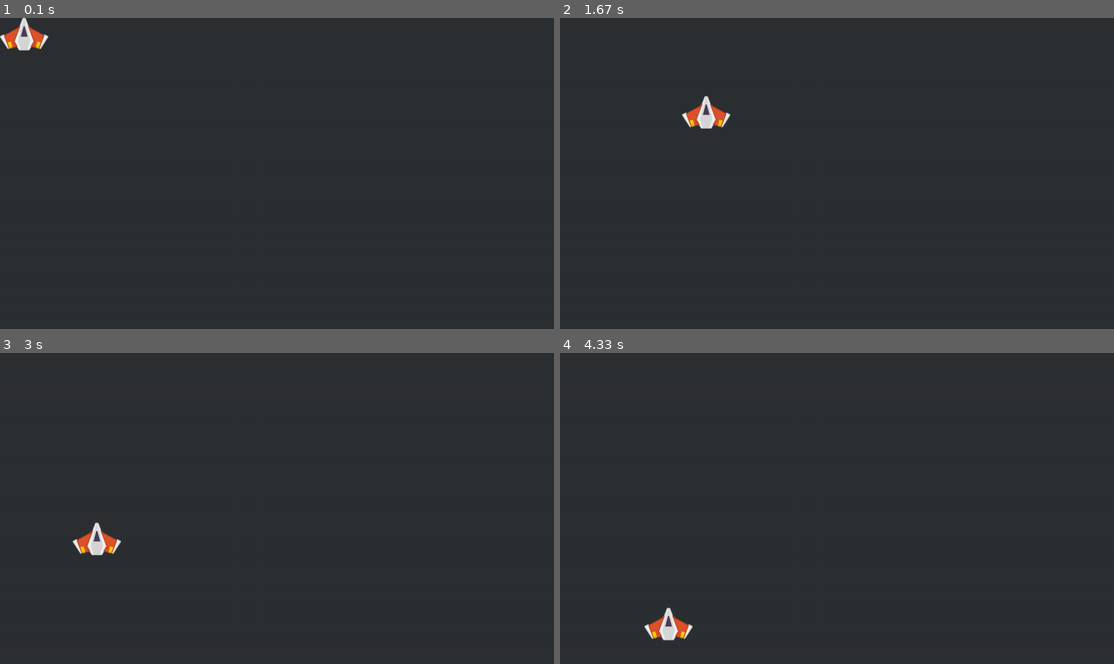
Above: before the commit, frames 1-4 (two rows, left to right).
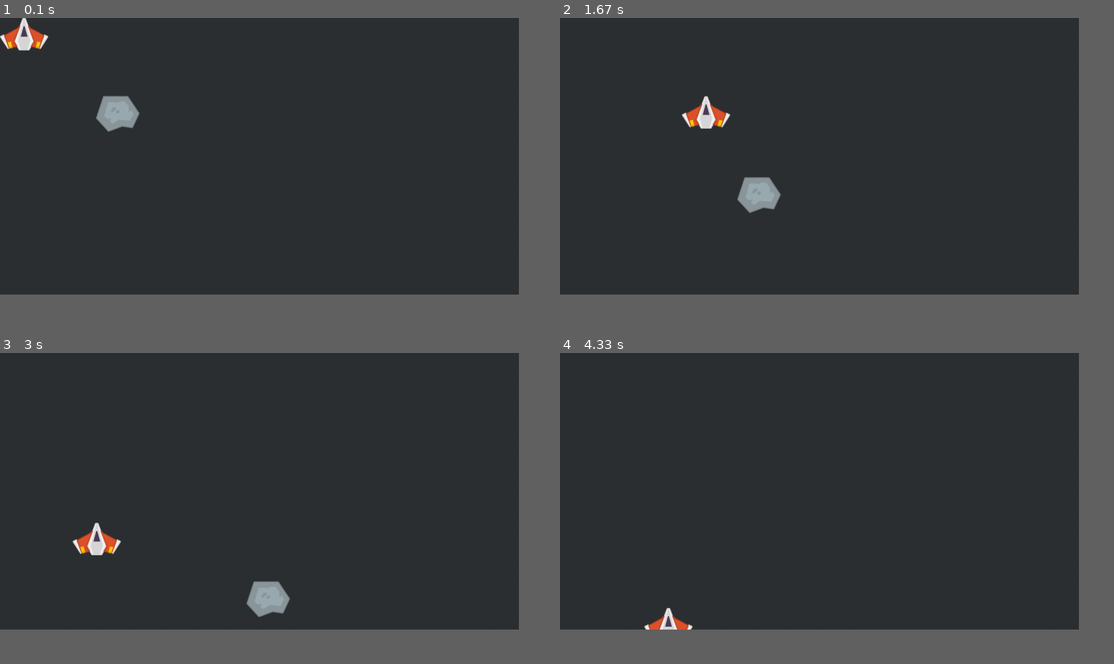
Above: after the commit, the same moments.

Repository: eccololo/pygame-projects
Game: pygame game, started from Meteor Dodger/main.py
Two runs of this game, one before a commit and one after it. Both use one fixed random seed, a clock stepped at 60 frames per second and the inputs below.
Inputs (mouse positions are in pixels of both pictures, inside the frame that each line leads up to):
- Up to frame 1 (0.1 s): no input
- Up to frame 2 (1.67 s): click (837, 173) at 0.38 s; click (892, 241) at 0.72 s; click (1041, 282) at 1.05 s; click (704, 111) at 1.38 s
- Up to frame 3 (3 s): click (277, 545) at 1.72 s; click (199, 443) at 2.05 s; click (470, 589) at 2.38 s; click (94, 539) at 2.72 s
- Up to frame 4 (4.33 s): click (676, 449) at 3.05 s; click (704, 561) at 3.38 s; click (1036, 580) at 3.72 s; click (670, 623) at 4.05 s
The window is 900x506 before the commit and 843x450 after it. Grey fills any space a smaller window leaves; there, only what the larger window draws over its background counts as a difference.

The runs differ from the first frame. In frame 1, 0.7% of the frame differs, in the area x 17-26%, y 25-37%; in frame 2, 0.7%, in the area x 22-40%, y 25-63%; in frame 3, 0.7%; in frame 4, 0.2%.

Commit message:
Add meteor Sprite. Add meteor to game screen. Refactor Sprites files.

Diff:
--- /dev/null
+++ b/Meteor Dodger/Sprites/meteor.py
@@ -0,0 +1,21 @@
+import pygame
+
+
+class Meteor(pygame.sprite.Sprite):
+    def __init__(self, path, x_pos, y_pos, speed_x, speed_y):
+        super().__init__()
+
+        # Creating surface
+        self.image = pygame.image.load(path)
+        # Create rectangle
+        self.rect = self.image.get_rect(center=(x_pos, y_pos))
+
+        self.rect.x = x_pos
+        self.rect.x = y_pos
+
+        self.speed_x = speed_x
+        self.speed_y = speed_y
+
+    def update(self):
+        self.rect.centerx += self.speed_x
+        self.rect.centery += self.speed_y
--- a/Meteor Dodger/spaceship.py
+++ b/Meteor Dodger/Sprites/spaceship.py
@@ -4,6 +4,7 @@
 class SpaceShip(pygame.sprite.Sprite):
     def __init__(self, path, x_pos, y_pos, speed):
         super().__init__()
+
         # Creating surface
         self.image = pygame.image.load(path)
         # Create rectangle
--- a/Meteor Dodger/main.py
+++ b/Meteor Dodger/main.py
@@ -1,13 +1,26 @@
 import pygame, sys
-from spaceship import SpaceShip
+import random
+from Sprites.spaceship import SpaceShip
+from Sprites.meteor import Meteor
+from settings import *
 
 pygame.init()
-screen = pygame.display.set_mode((1280, 720))
+screen = pygame.display.set_mode((1200, 640))
 clock = pygame.time.Clock()
 
 spaceship = SpaceShip('./assets/sprites/spaceship.png', 640, 500, 10)
 spaceship_group = pygame.sprite.GroupSingle()
 spaceship_group.add(spaceship)
+
+for _ in range(METEORS_NUM):
+    random_x = random.randint(200, 800)
+    random_y = random.randint(100, 300)
+    speed_x = random.choice([-2, -1, 1, 2])
+    speed_y = random.choice([-2, -1, 1 ,2])
+    meteor_group = pygame.sprite.Group()
+    meteor_group.add(Meteor('./assets/sprites/meteor1.png', random_x, random_y, speed_x, speed_y))
+
+print(len(meteor_group))
 
 while True:
     for event in pygame.event.get():
@@ -16,7 +29,12 @@
             sys.exit()
 
     screen.fill((45, 48, 51))
+
+    # Sprites
     spaceship_group.draw(screen)
     spaceship_group.update()
+    meteor_group.draw(screen)
+    meteor_group.update()
+
     pygame.display.update()
     clock.tick(120)
--- /dev/null
+++ b/Meteor Dodger/settings.py
@@ -0,0 +1 @@
+METEORS_NUM = 3
